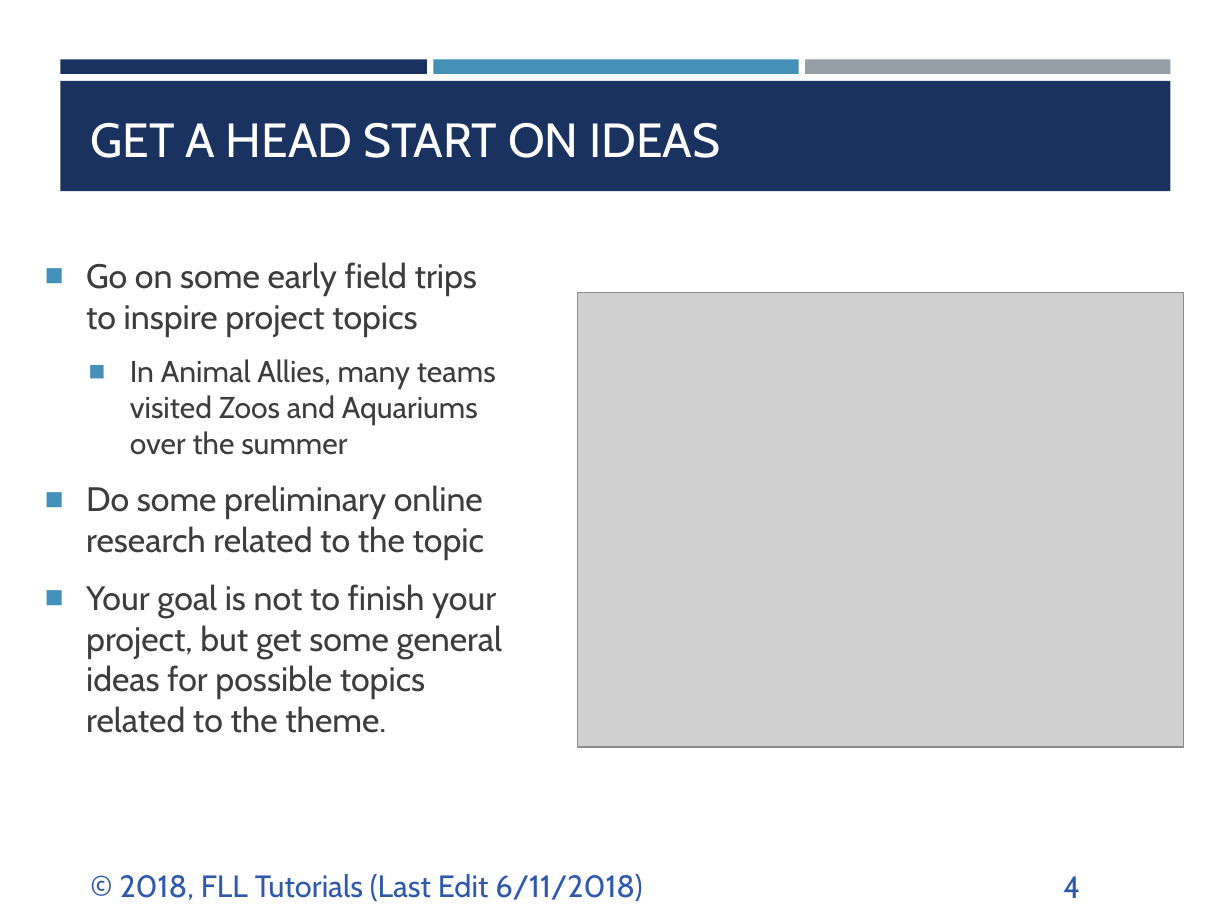
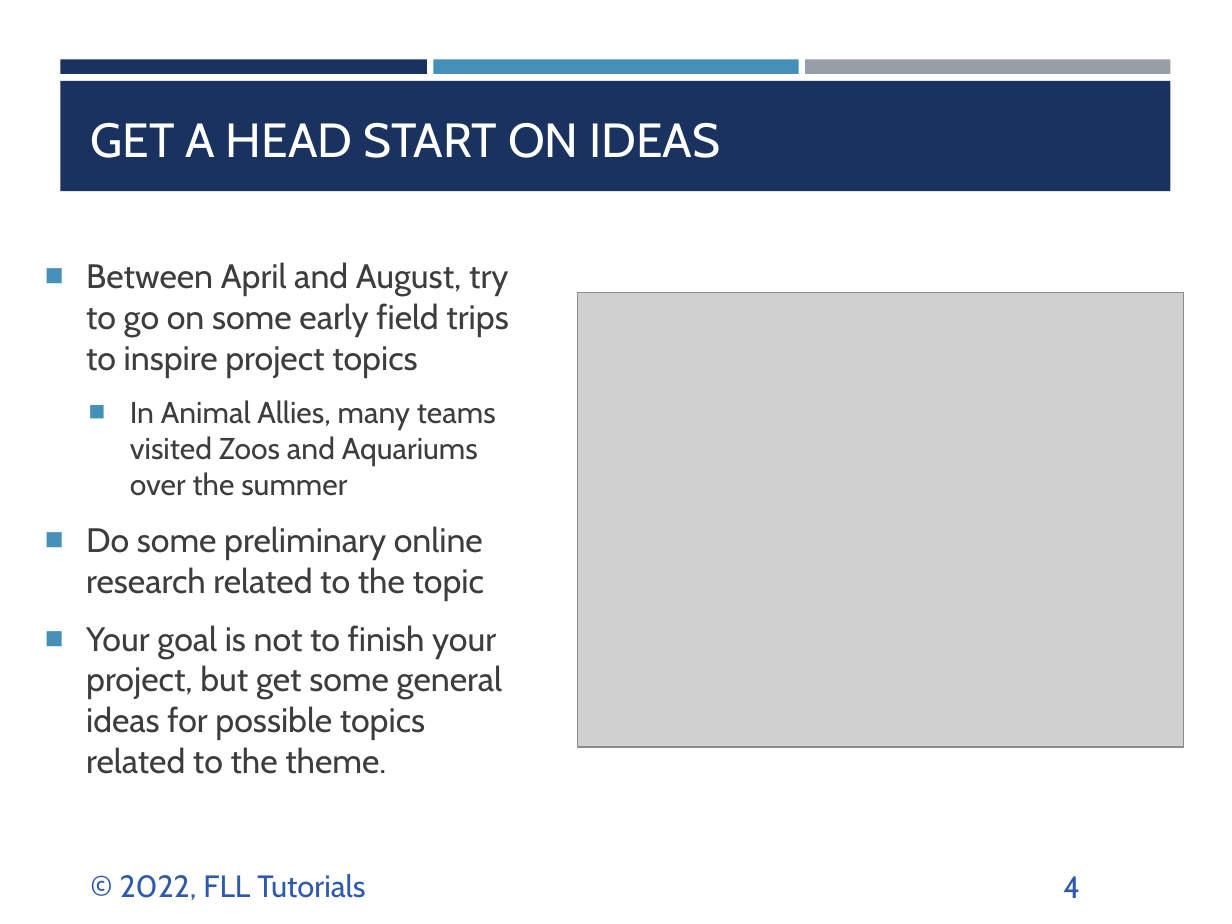
Before and after one commit to ev3lessons/FLL-Tutorials, a slide deck: slide 4 of translations/en-us/Project/Identify.pptx. Drawn at 1232x924 pixels with LibreOffice and Linux fonts; fonts in the diff are those of the drawing; grey boxes stand for pictures. Boxes give left, top, right and bottom in pixels: in the first picture for what was removed or moved away, otherwise in the second. Text is boxed around its words. In the diff, an @@ line names an element or a change of style, - is before the commit and + after.

Commit message:
Updated all Project lessons with new information

```diff
--- a/translations/en-us/Project/Identify.pptx
+++ b/translations/en-us/Project/Identify.pptx
@@ text at (86, 262, 508, 377): text changed @@
-■ Go on some early field trips to inspire project topics
+■ Between April and August, try to go on some early field trips to inspire project topics
@@ text at (120, 874, 365, 900): text changed @@
-© 2018, FLL Tutorials (Last Edit 6/11/2018)
+© 2022, FLL Tutorials
```
Also in this commit, not shown: 7 other slides changed, 2 slides added, 10 other files.
